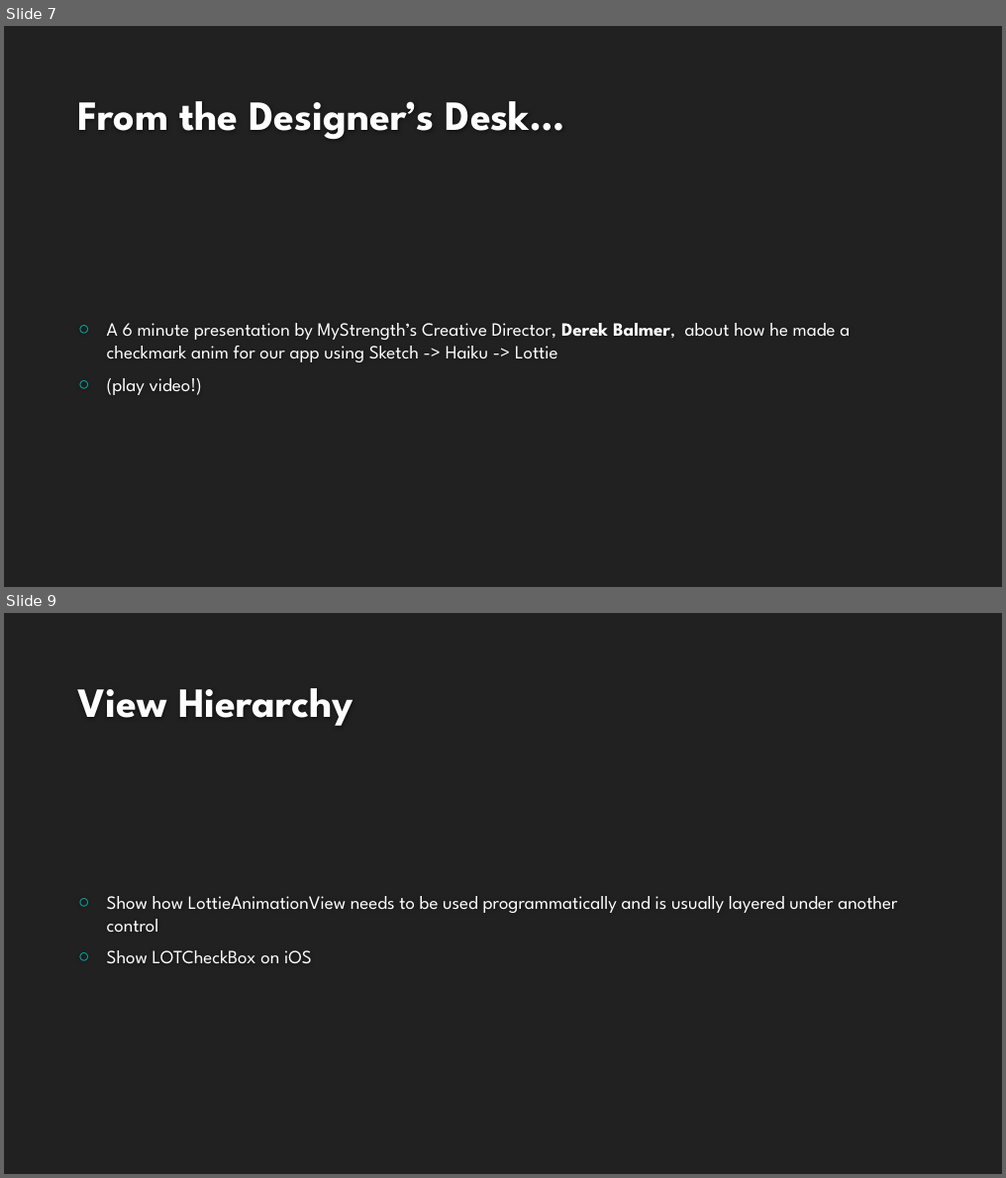
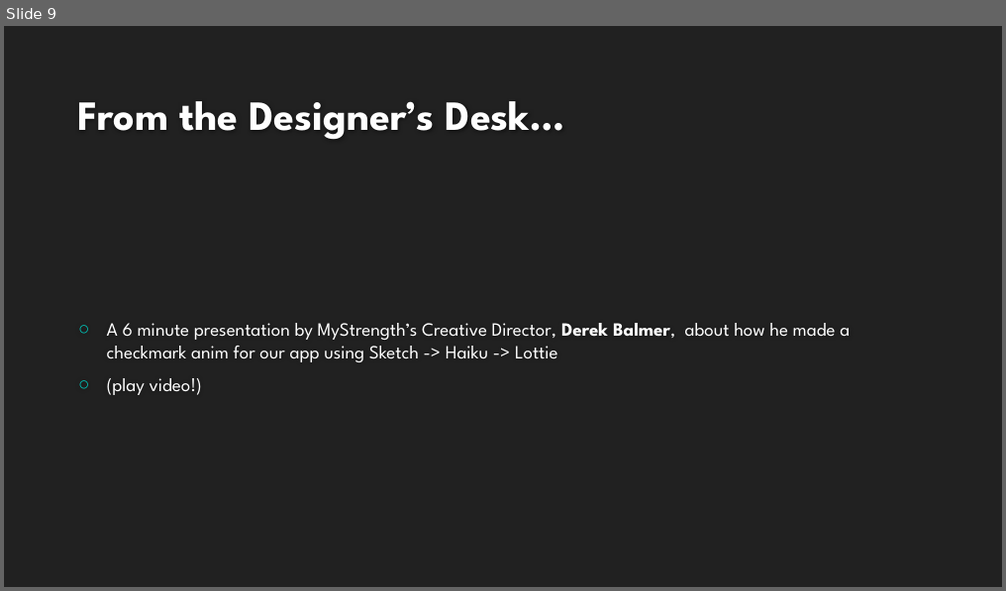
Before and after one commit to saamerm/Xamarin-Native-Forms-Swift-Lottie, a slide deck: Presentation.pptx. Shown one above the other, each under a label of ours: slides 7 and 9 before the commit, slide 9 after it; the slides between them are not shown. The pictures are 1006x1178 and 1006x591 pixels, drawn with LibreOffice and Linux fonts; fonts in the diff are those of the drawing; background and template pictures are left out. Boxes give left, top, right and bottom in pixels: in the first picture for what was removed or moved away, otherwise in the second. Text is boxed around its words. In the diff, an @@ line names an element or a change of style, - is before the commit and + after.

```diff
--- a/Presentation.pptx
+++ b/Presentation.pptx
@@ slide 9 removed at box(4, 613, 1002, 1174), background #212121 @@
@@ title removed at box(78, 688, 353, 726) @@
-View Hierarchy
@@ text removed at box(107, 896, 897, 964) @@
-○ Show how LottieAnimationView needs to be used programmatically and is usually layered under another control
-○ Show LOTCheckBox on iOS
@@ what was slide 7 is now slide 9 @@
```
Also in this commit, not shown: 4 slides changed, 3 slides added, 4 other slides removed.
